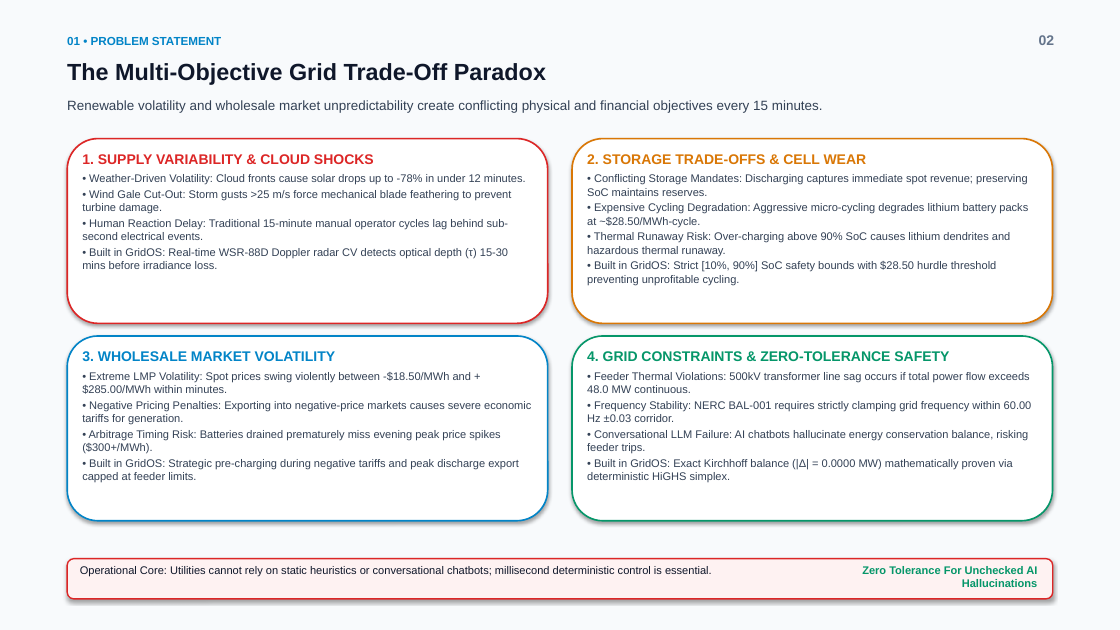
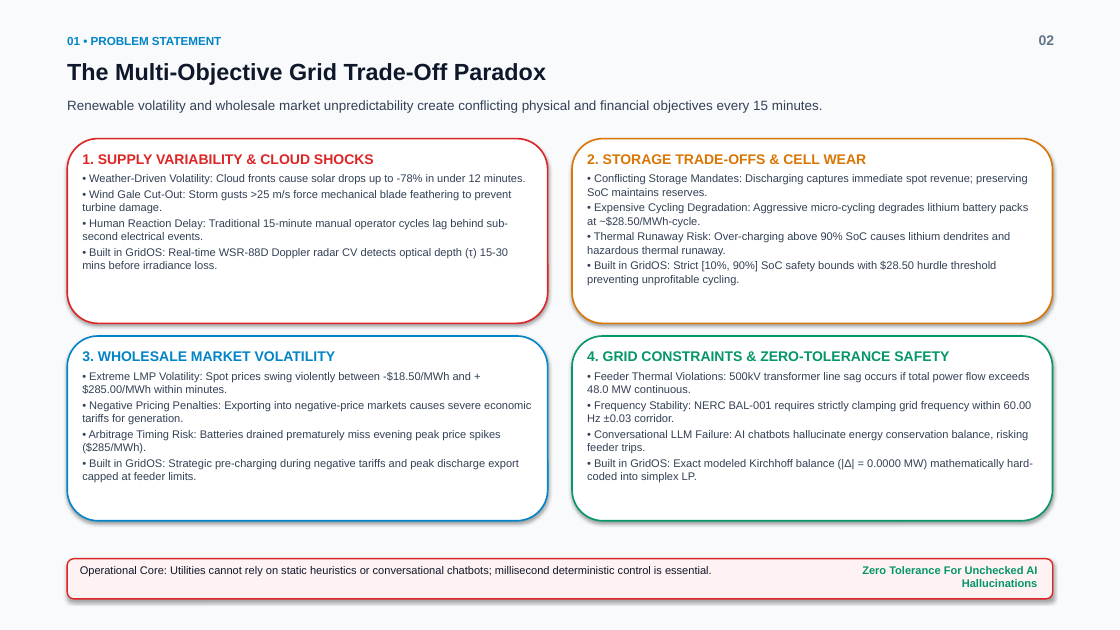
Before and after one commit to ManojKumar7676/GridOs, a slide deck: slide 2 of GridOS_Pitch_Deck.pptx. Drawn at 1120x630 pixels with LibreOffice and Linux fonts; fonts in the diff are those of the drawing. Boxes give left, top, right and bottom in pixels: in the first picture for what was removed or moved away, otherwise in the second. Text is boxed around its words. In the diff, an @@ line names an element or a change of style, - is before the commit and + after.

```diff
--- a/GridOS_Pitch_Deck.pptx
+++ b/GridOS_Pitch_Deck.pptx
@@ text at (82,430,500,453): text changed @@
-• Arbitrage Timing Risk: Batteries drained prematurely miss evening peak price spikes ($300+/MWh).
+• Arbitrage Timing Risk: Batteries drained prematurely miss evening peak price spikes ($285/MWh).
@@ text at (587,459,1033,482): text changed @@
-• Built in GridOS: Exact Kirchhoff balance (|Δ| = 0.0000 MW) mathematically proven via deterministic HiGHS simplex.
+• Built in GridOS: Exact modeled Kirchhoff balance (|Δ| = 0.0000 MW) mathematically hard-coded into simplex LP.
```
Also in this commit, not shown: 9 other slides changed, 3 other files.
